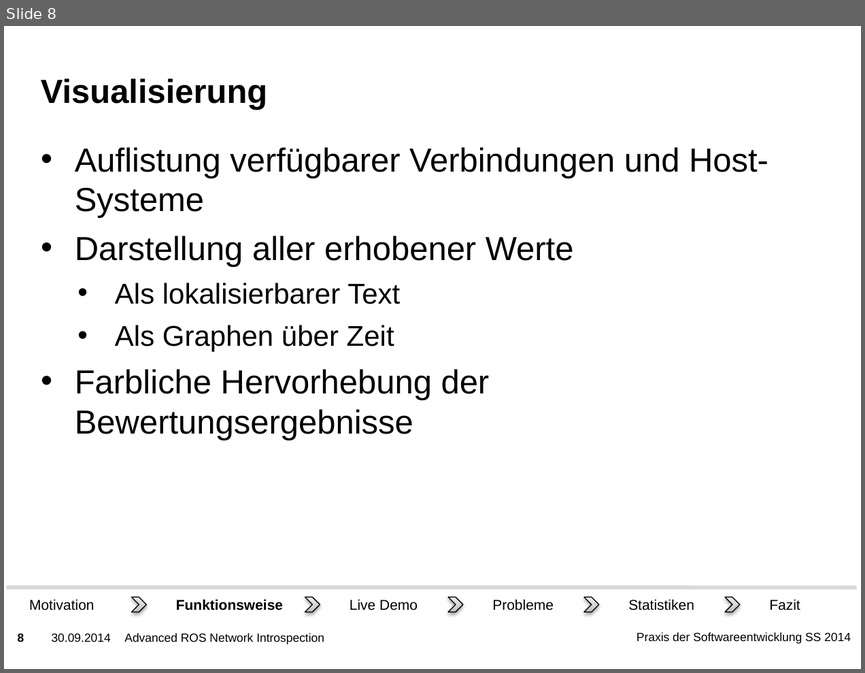
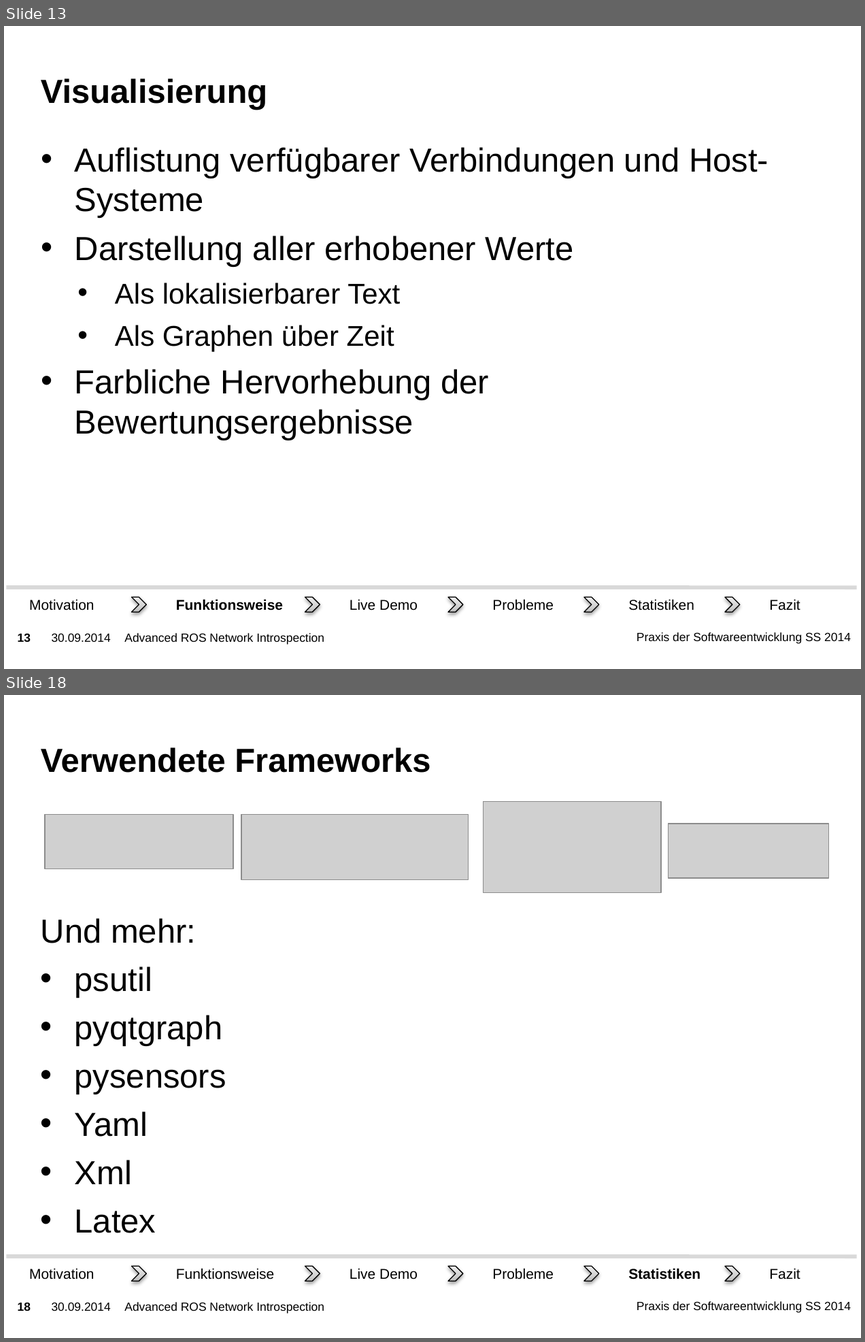
Before and after one commit to ROS-PSE/Documents, a slide deck: Präsentation/Präsentation.pptx. Shown one above the other, each under a label of ours: slide 8 before the commit, slides 13 and 18 after it; the slides between them are not shown. The pictures are 865x673 and 865x1342 pixels, drawn with LibreOffice and Linux fonts; fonts in the diff are those of the drawing; grey boxes stand for pictures; background and template pictures are left out. Boxes give left, top, right and bottom in pixels: in the first picture for what was removed or moved away, otherwise in the second. Text is boxed around its words. In the diff, an @@ line names an element or a change of style, - is before the commit and + after.

```diff
--- a/Präsentation/Präsentation.pptx
+++ b/Präsentation/Präsentation.pptx
@@ slide 18 added at bbox=[4, 695, 861, 1338], background picture (left out); not listed: 3 template elements that a slide beside it also shows @@
@@ title added at bbox=[41, 747, 430, 773], 28 pt, text #000000, bold @@
+Verwendete Frameworks
@@ picture added at bbox=[45, 815, 234, 870] @@
@@ picture added at bbox=[241, 815, 468, 880] @@
@@ picture added at bbox=[483, 801, 660, 892] @@
@@ picture added at bbox=[668, 824, 829, 879] @@
@@ text added at bbox=[41, 918, 226, 1233], 28 pt, text #000000 @@
+Und mehr:
+• psutil
+• pyqtgraph
+• pysensors
+• Yaml
+• Xml
+• Latex
@@ group added at bbox=[7, 1256, 857, 1286]: 6 rectangles, 5 chevrons, 1 line @@
+Funktionsweise
+Statistiken
+Live Demo
+Fazit
+Motivation
+Probleme
@@ text added at bbox=[124, 1302, 324, 1313], 10 pt, text #000000 @@
+Advanced ROS Network Introspection
@@ what was slide 8 is now slide 13 @@
@@ page number at bbox=[18, 633, 31, 641]: text changed @@
-8
+13
```
Also in this commit, not shown: 11 other slides added, 2 other files.
